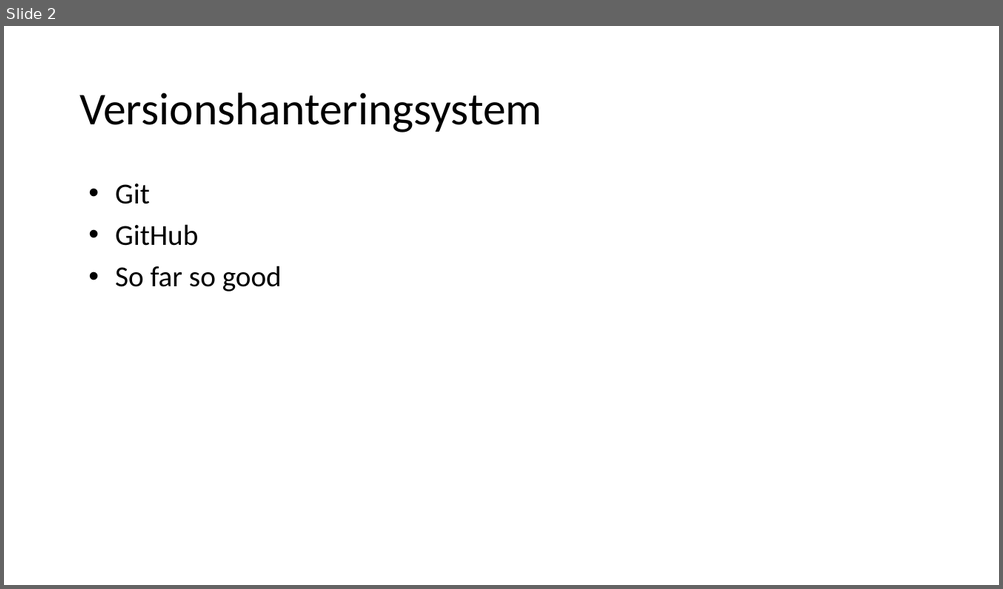
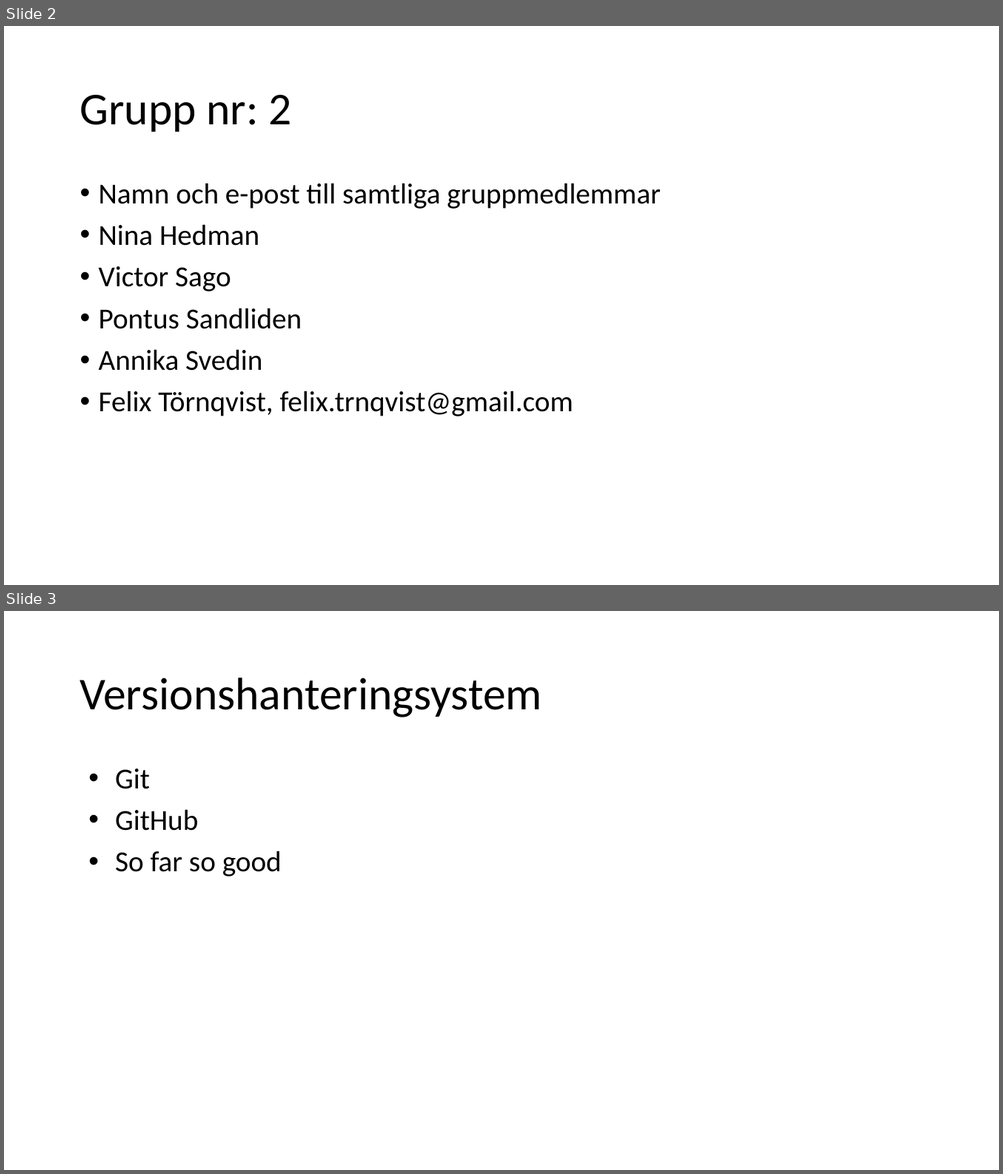
Before and after one commit to Pontussand/INTE2016Project, a slide deck: reports/red1.odp. Shown one above the other, each under a label of ours: slide 2 before the commit, slides 2 and 3 after it. The pictures are 1003x589 and 1003x1174 pixels, drawn with LibreOffice and Linux fonts; fonts in the diff are those of the drawing. Boxes give left, top, right and bottom in pixels: in the first picture for what was removed or moved away, otherwise in the second. Text is boxed around its words. In the diff, an @@ line names an element or a change of style, - is before the commit and + after.

```diff
--- a/reports/red1.odp
+++ b/reports/red1.odp
@@ slide 2 added at box(4, 26, 999, 585), background #FFFFFF @@
@@ title added at box(79, 95, 292, 132), 44 pt, text #000000 @@
+Grupp nr: 2
@@ text added at box(99, 183, 660, 417), 28 pt, text #000000 @@
+• Namn och e-post till samtliga gruppmedlemmar
+• Nina Hedman
+• Victor Sago
+• Pontus Sandliden
+• Annika Svedin
+• Felix Törnqvist, felix.trnqvist@gmail.com
@@ what was slide 2 is now slide 3 @@
```
Also in this commit, not shown: 2 slides changed.
